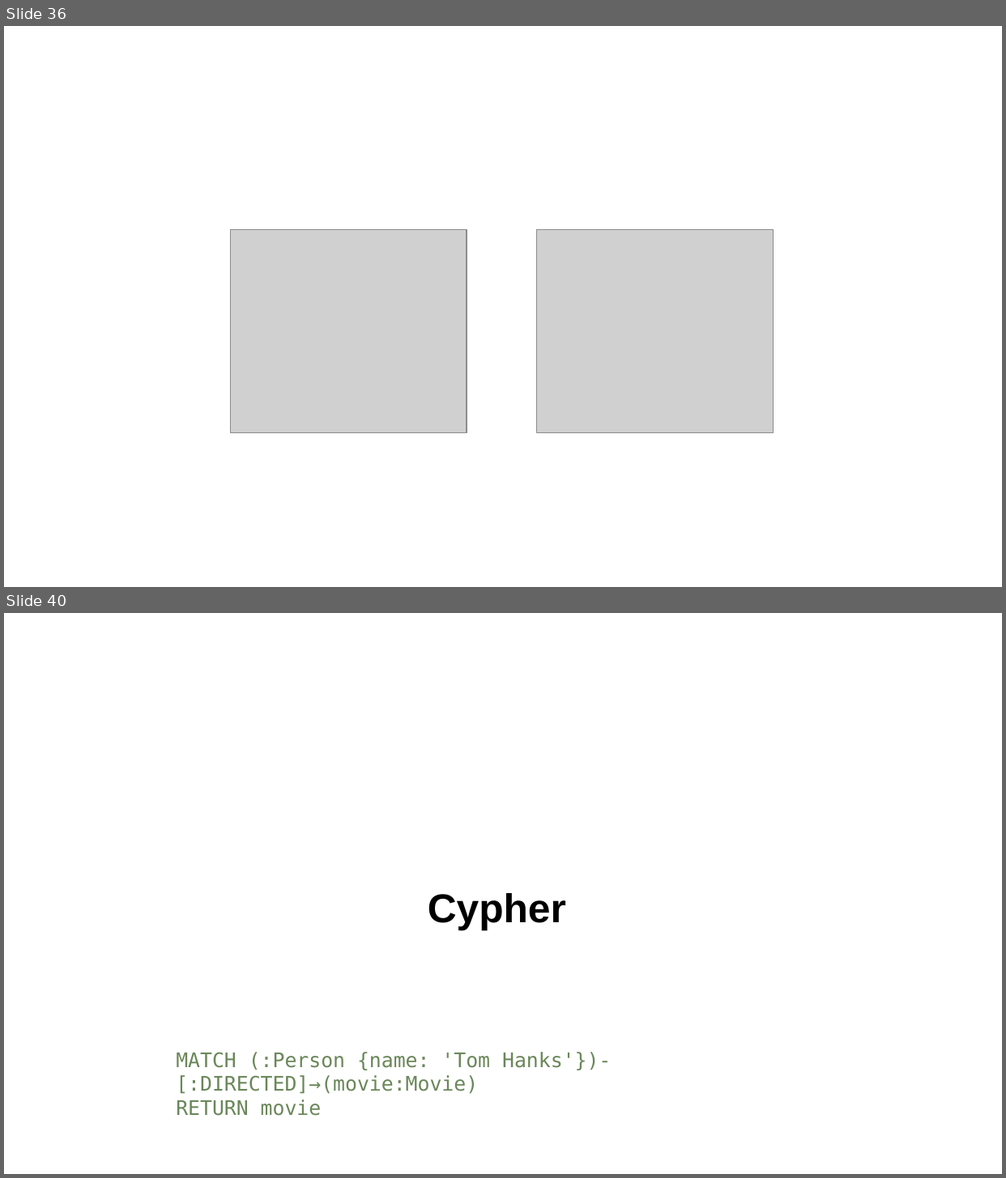
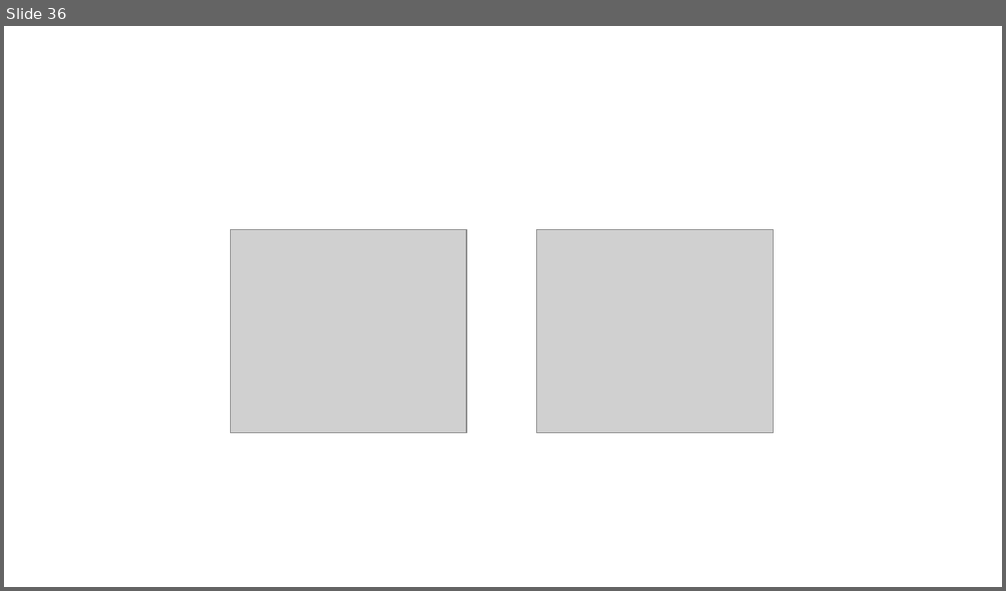
Before and after one commit to skrabbenborg/nosql-talk, a slide deck: presentation/presentation.pptx. Shown one above the other, each under a label of ours: slides 36 and 40 before the commit, slide 36 after it; the slides between them are not shown. The pictures are 1006x1178 and 1006x591 pixels, drawn with LibreOffice and Linux fonts; fonts in the diff are those of the drawing; grey boxes stand for pictures; background and template pictures are left out. Boxes give left, top, right and bottom in pixels: in the first picture for what was removed or moved away, otherwise in the second. Text is boxed around its words. In the diff, an @@ line names an element or a change of style, - is before the commit and + after.

```diff
--- a/presentation/presentation.pptx
+++ b/presentation/presentation.pptx
@@ slide 40 removed at (4,613,1002,1174), background picture (left out) @@
@@ text removed at (428,893,566,930) @@
-Cypher
@@ text removed at (176,1052,611,1116) @@
-MATCH (:Person {name: 'Tom Hanks'})-[:DIRECTED]→(movie:Movie)
-RETURN movie
```
Also in this commit, not shown: 3 slides changed, 4 slides added, 3 other slides removed, 5 other files.
